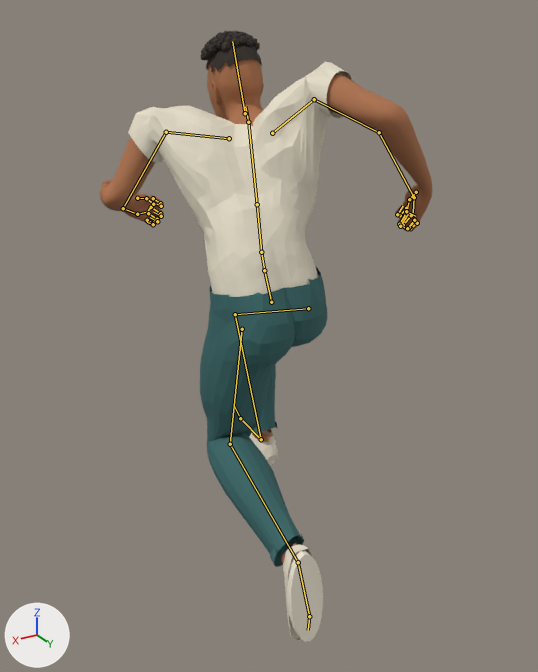
Two versions of the Blender file assets-src/reference-character/reference_character.blend, one commit apart.
Camera for both pictures: a 50 mm lens placed at (1.03, 1.691, 1.706), pointed at (-0.047, -0.105, 0.808). The lights are fixed; the arrows at lower left show +X, +Y and +Z. The picture after the commit comes second. Both versions are drawn at frame 22 of the action 'Jog'; the numbers are the values there. The bones that bend it are drawn over the model as lines.

Names of what the first picture shows: 'Reference_Character'.
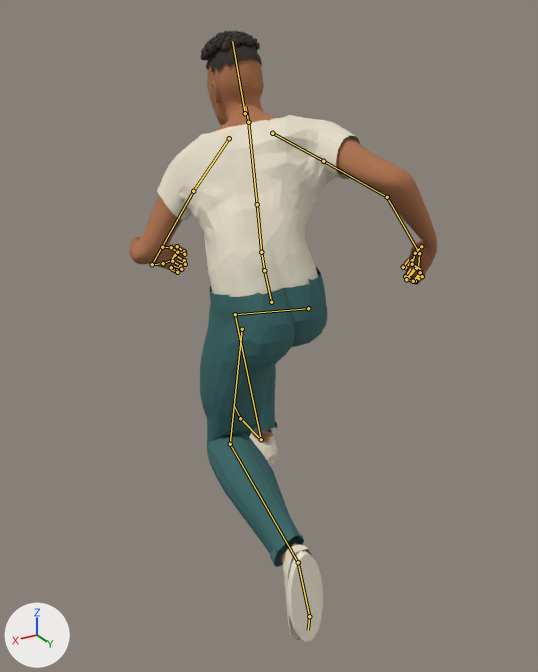
Changed parts and their boxes [x1, y1, x2, y2] in the pictures (538 x 672 px):
'Reference_Character', posed (7% narrower): before [100, 31, 432, 642]; after [129, 31, 437, 642]
bone 'mixamorig:LeftShoulder', root to tip: before (229, 138) to (166, 132); after (229, 138) to (193, 191)
bone 'mixamorig:LeftArm', root to tip: before (166, 132) to (123, 208); after (193, 191) to (152, 264)
bone 'mixamorig:RightShoulder', root to tip: before (272, 133) to (314, 99); after (272, 133) to (323, 161)
bone 'mixamorig:RightArm', root to tip: before (314, 99) to (379, 132); after (323, 161) to (387, 197)

What the commit changed:
Bone 'mixamorig:LeftShoulder' (bone_mixamorig_leftshoulder) turns from (-60, 8, -21) to (1, 1, 1) degrees about its own x, y and z.
Bone 'mixamorig:LeftArm' (bone_mixamorig_leftarm) turns from (62, 1, 9) to (1, 19, 0) degrees about its own x, y and z.
Bone 'mixamorig:RightShoulder' (bone_mixamorig_rightshoulder) turns from (-57, -4, 26) to (-1, 1, 1) degrees about its own x, y and z.
Bone 'mixamorig:RightArm' (bone_mixamorig_rightarm) turns from (43, -7, 7) to (-18, -6, 14) degrees about its own x, y and z.
